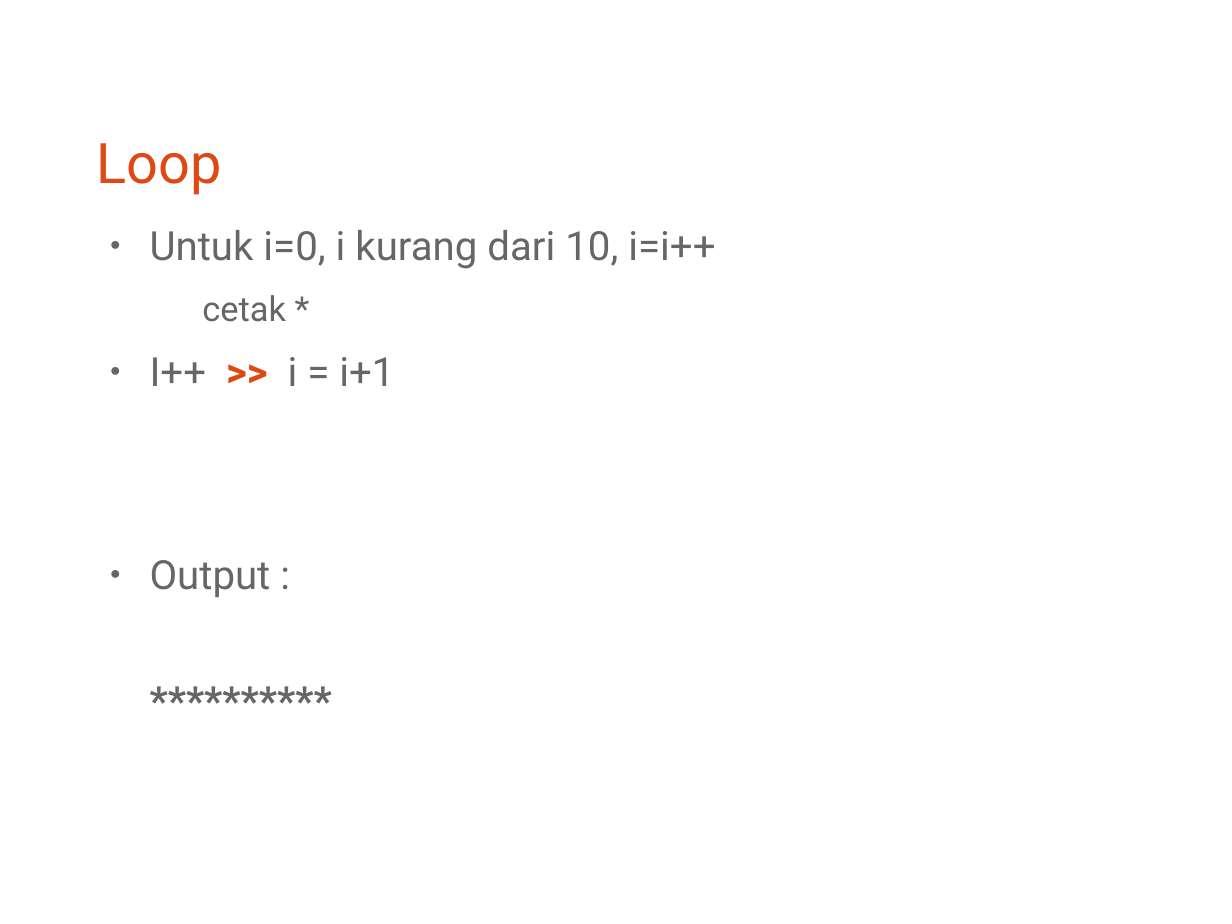
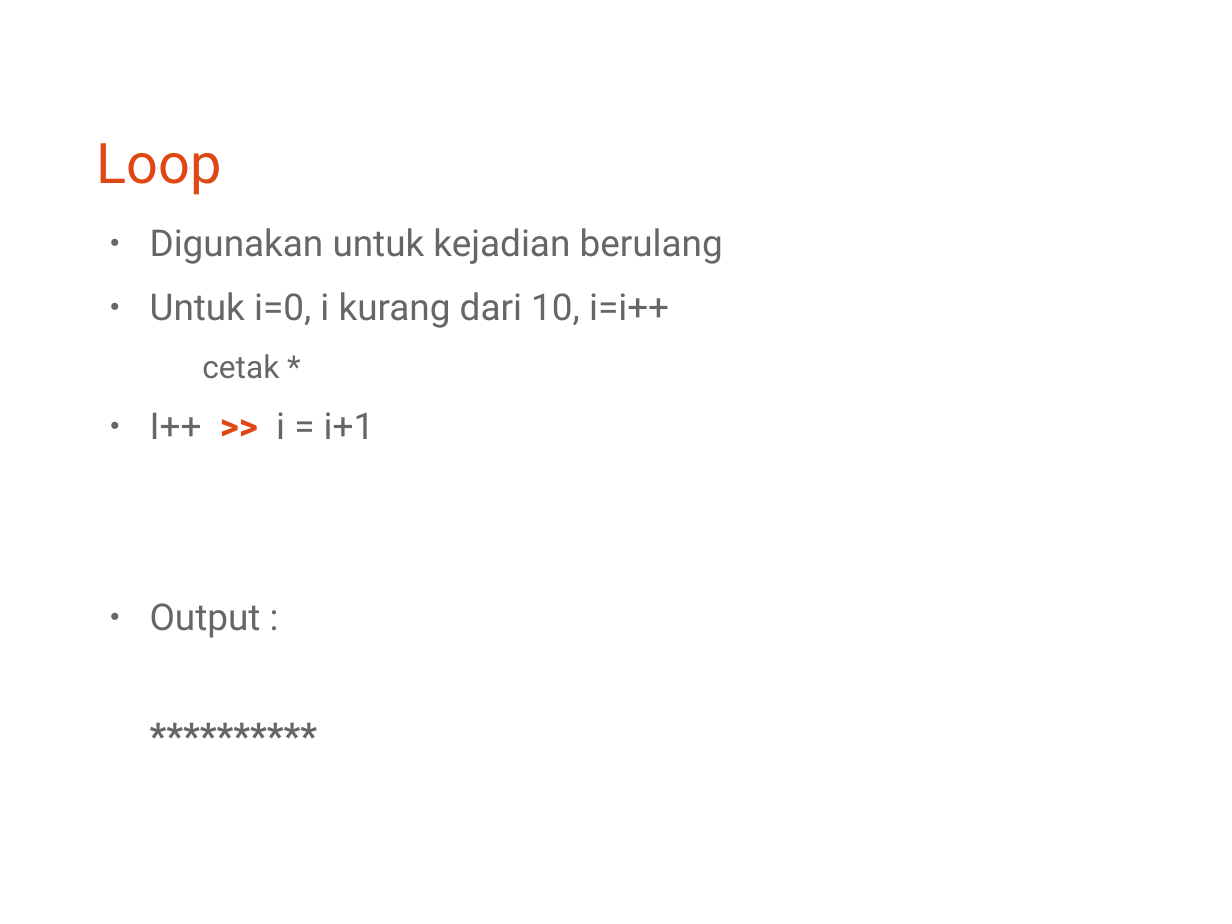
Before and after one commit to bagustris/prokom-tf, a slide deck: slide 13 of prokom1.odp. Drawn at 1232x924 pixels with LibreOffice and Linux fonts; fonts in the diff are those of the drawing. Boxes give left, top, right and bottom in pixels: in the first picture for what was removed or moved away, otherwise in the second. Text is boxed around its words. In the diff, an @@ line names an element or a change of style, - is before the commit and + after.

```diff
--- a/prokom1.odp
+++ b/prokom1.odp
@@ text at <box>150,228,723,264</box>: paragraph added @@
+● Digunakan untuk kejadian berulang
@@ text at <box>150,292,669,638</box>: size 25.9 to 23.8 pt in "Untuk i=0, i kurang dari 10, i=i++", "I++ >> i = i+1", "Output :", "**********"; size 22.2 to 20.4 pt in "cetak *" @@
```
Also in this commit, not shown: 2 other slides changed, 2 slides added, 1 other file.
